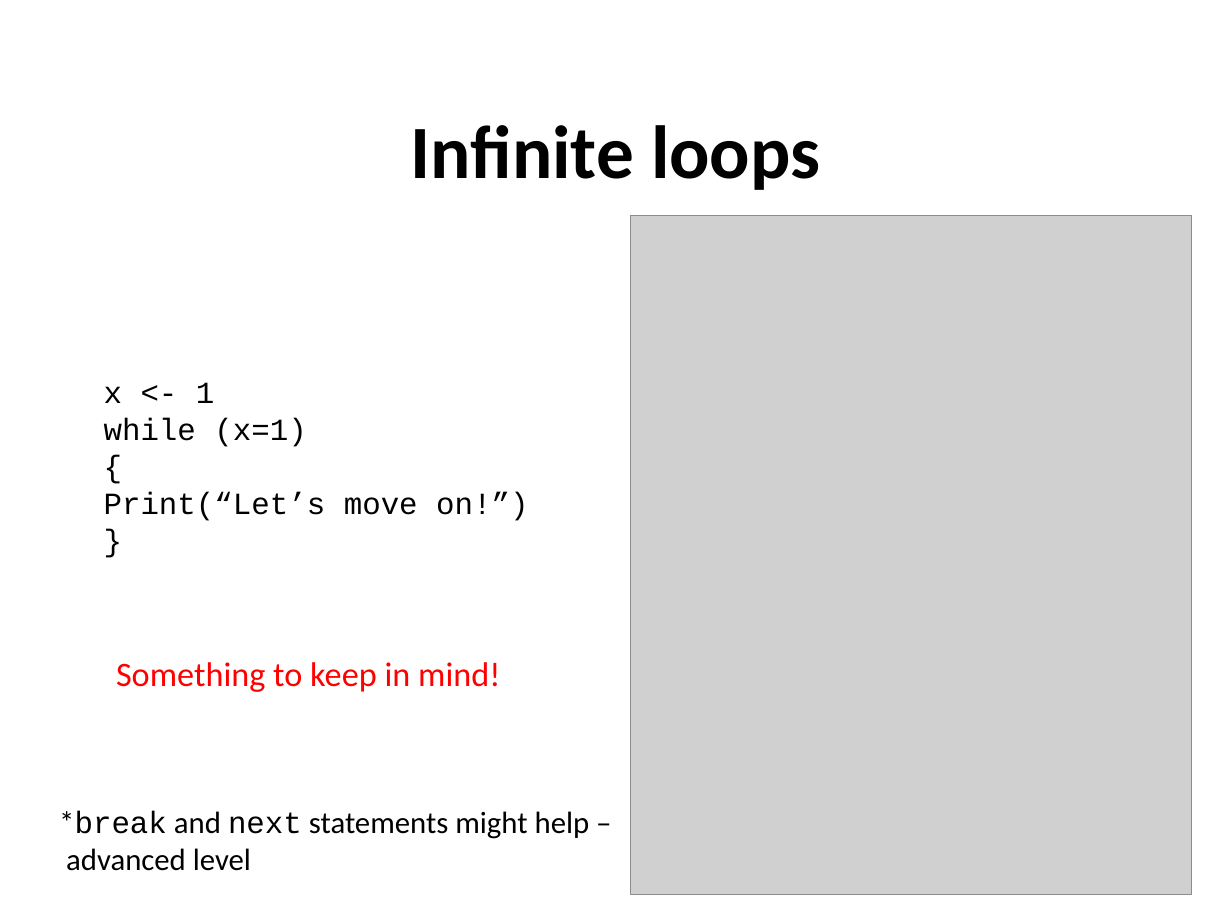
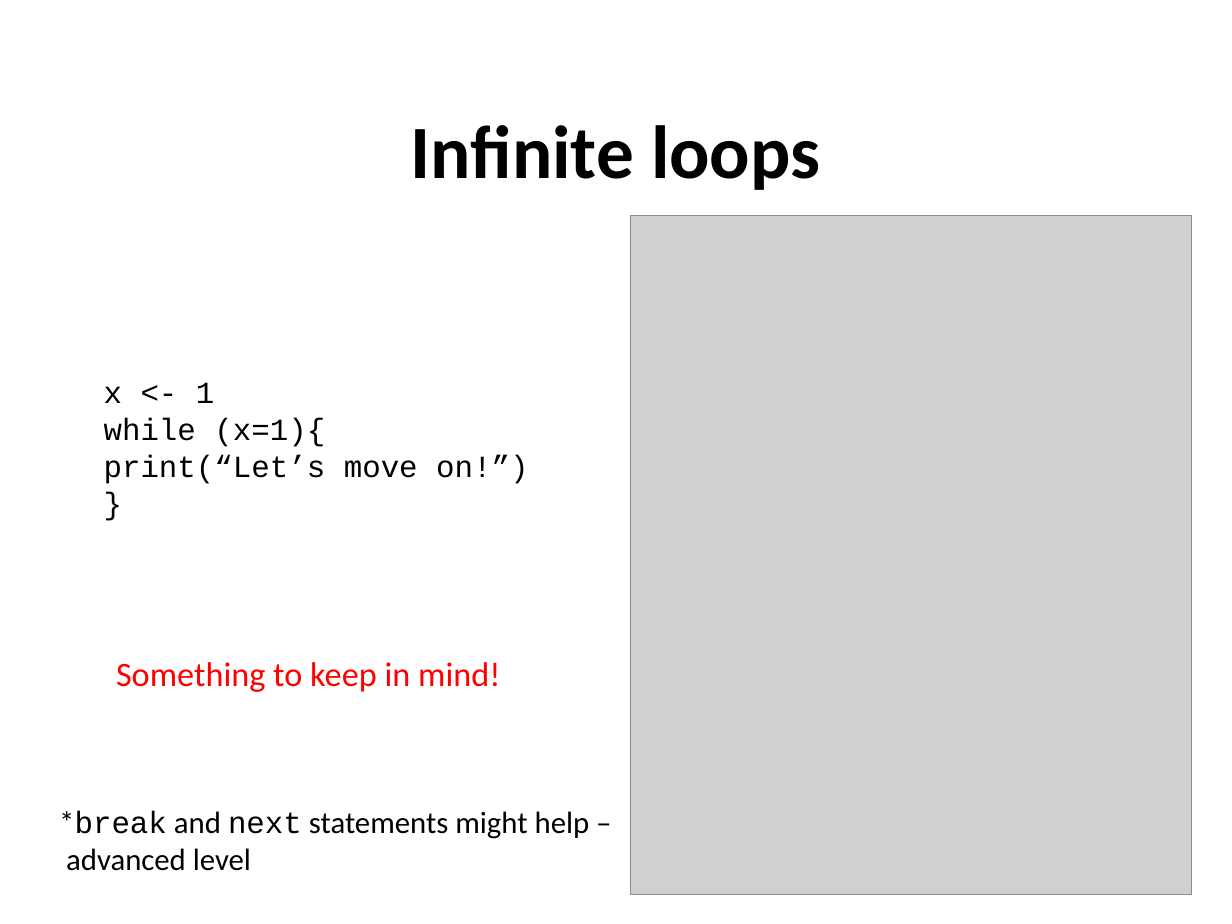
Before and after one commit to sraorao/MSD_R_course_HT2024, a slide deck: slide 10 of powerpoint/Session2.pptx. Drawn at 1232x924 pixels with LibreOffice and Linux fonts; fonts in the diff are those of the drawing; grey boxes stand for pictures. Boxes give left, top, right and bottom in pixels: in the first picture for what was removed or moved away, otherwise in the second. Text is boxed around its words. In the diff, an @@ line names an element or a change of style, - is before the commit and + after.

```diff
--- a/powerpoint/Session2.pptx
+++ b/powerpoint/Session2.pptx
@@ text at [104, 418, 528, 484]: text changed @@
-while (x=1)
-{
-Print(“Let’s move on!”)
+while (x=1){
+print(“Let’s move on!”)
```
Also in this commit, not shown: 2 other slides changed.
